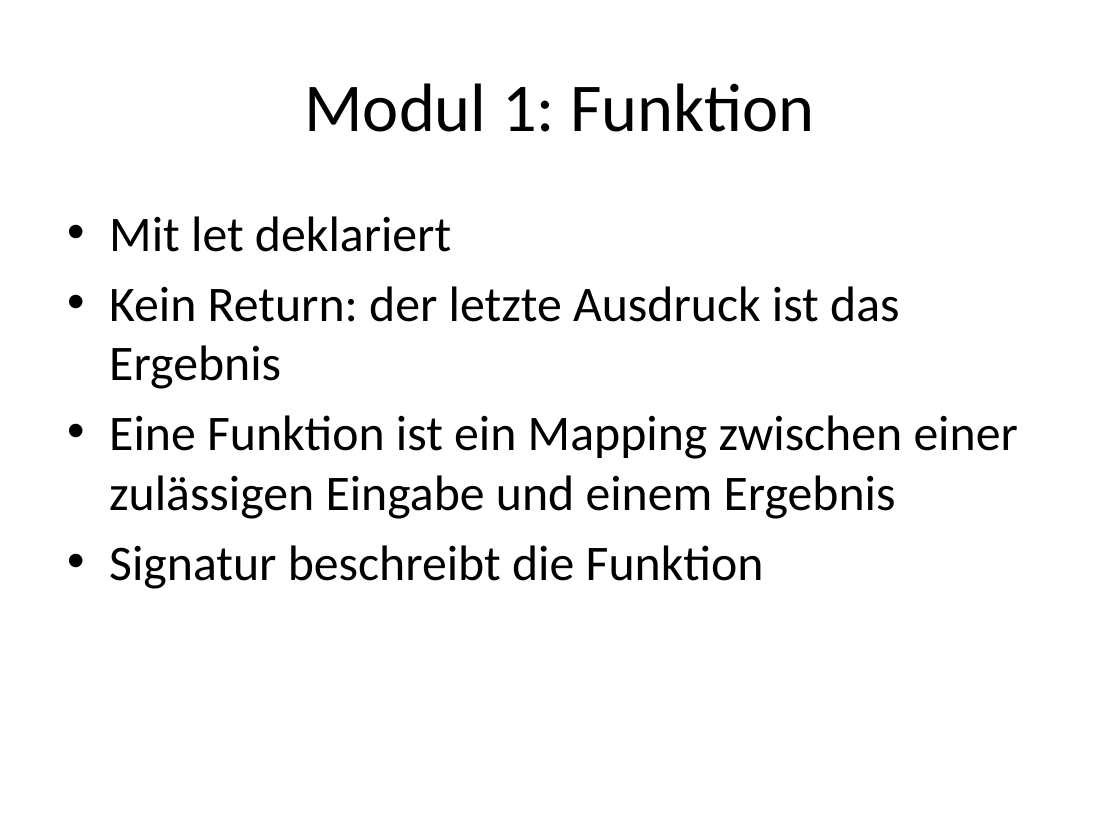
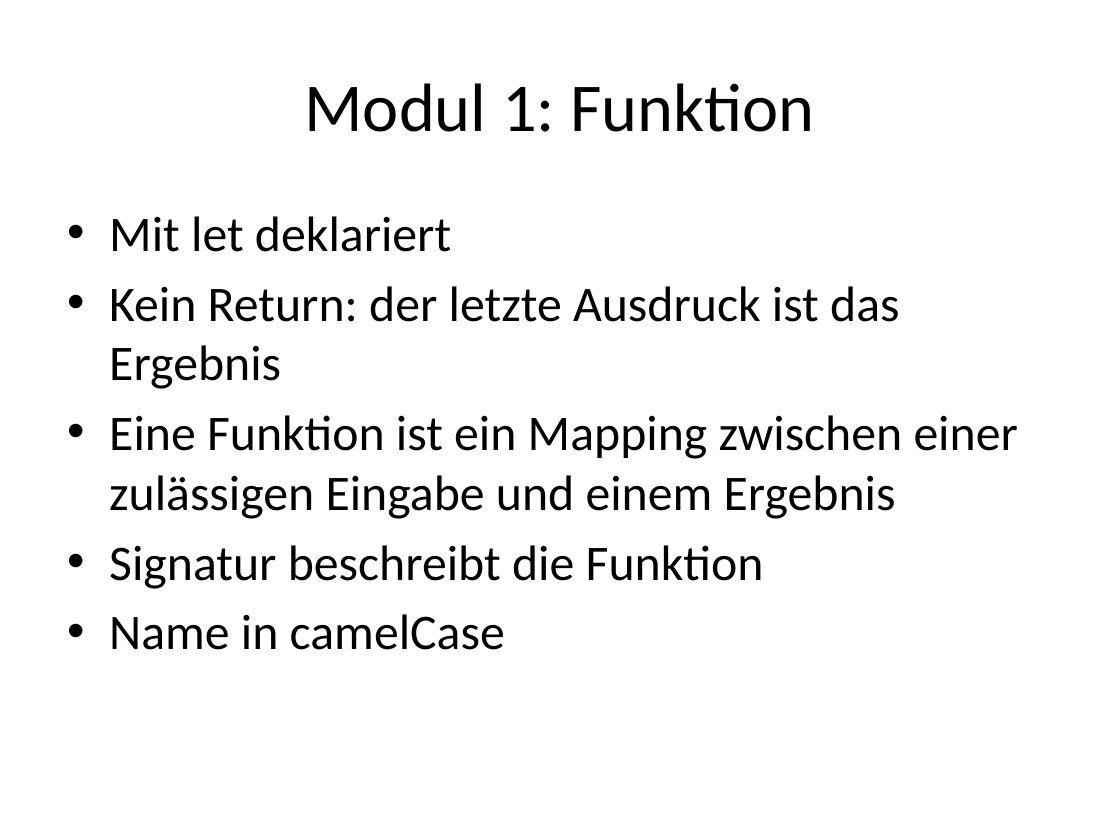
Before and after one commit to nasserbrake/Spartakiade2017, a slide deck: slide 26 of FSharp.pptx. Drawn at 1120x840 pixels with LibreOffice and Linux fonts; fonts in the diff are those of the drawing. Boxes give left, top, right and bottom in pixels: in the first picture for what was removed or moved away, otherwise in the second. Text is boxed around its words. In the diff, an @@ line names an element or a change of style, - is before the commit and + after.

Commit message:
Funktion: Parameter, Annotation.

```diff
--- a/FSharp.pptx
+++ b/FSharp.pptx
@@ text at box(109, 614, 505, 650): paragraph added @@
+• Name in camelCase
```
Also in this commit, not shown: 2 slides added, 5 other files.
